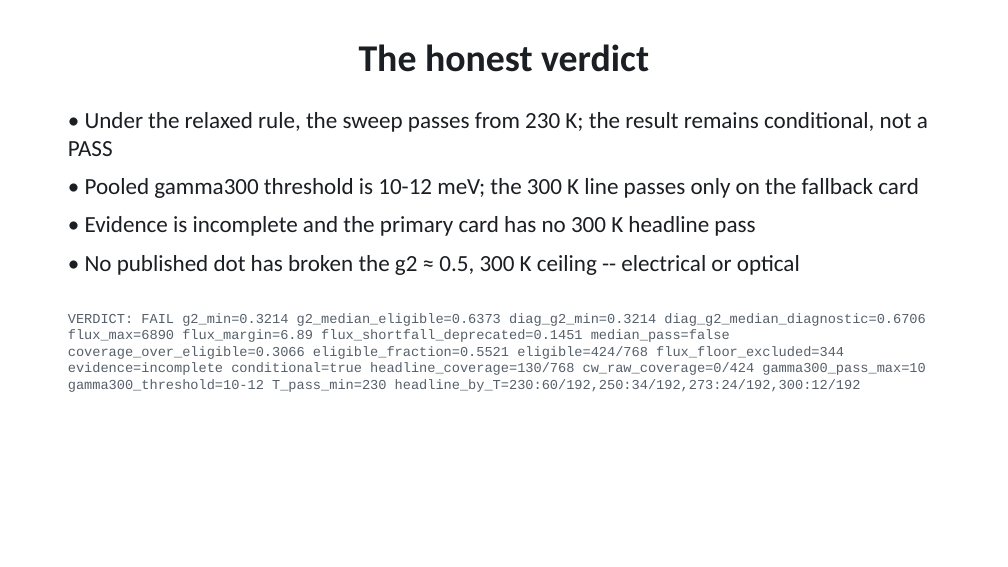
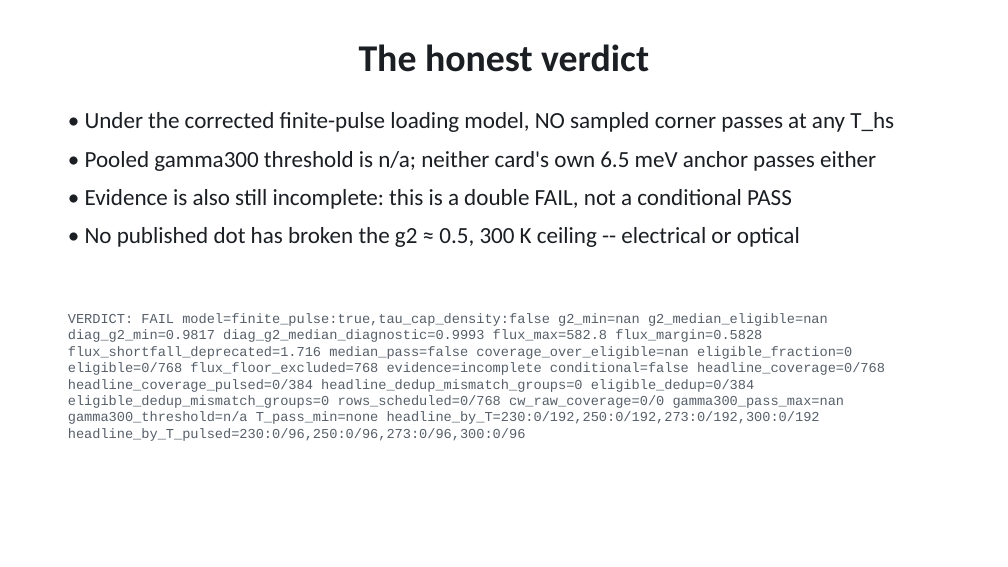
Before and after one commit to Alpharceus/qd-photon-sim, a slide deck: slide 18 of out/presentation/qd_edge_sps.pptx. Drawn at 1008x567 pixels with LibreOffice and Linux fonts; fonts in the diff are those of the drawing. Boxes give left, top, right and bottom in pixels: in the first picture for what was removed or moved away, otherwise in the second. Text is boxed around its words. In the diff, an @@ line names an element or a change of style, - is before the commit and + after.

```diff
--- a/out/presentation/qd_edge_sps.pptx
+++ b/out/presentation/qd_edge_sps.pptx
@@ text at [85, 112, 894, 209]: text changed @@
-• Under the relaxed rule, the sweep passes from 230 K; the result remains conditional, not a PASS
-• Pooled gamma300 threshold is 10-12 meV; the 300 K line passes only on the fallback card
-• Evidence is incomplete and the primary card has no 300 K headline pass
+• Under the corrected finite-pulse loading model, NO sampled corner passes at any T_hs
+• Pooled gamma300 threshold is n/a; neither card's own 6.5 meV anchor passes either
+• Evidence is also still incomplete: this is a double FAIL, not a conditional PASS
@@ text at [68, 313, 885, 441]: text changed @@
-VERDICT: FAIL g2_min=0.3214 g2_median_eligible=0.6373 diag_g2_min=0.3214 diag_g2_median_diagnostic=0.6706 flux_max=6890 flux_margin=6.89 flux_shortfall_deprecated=0.1451 median_pass=false coverage_over_eligible=0.3066 eligible_fraction=0.5521 eligible=424/768 flux_floor_excluded=344 evidence=incomplete conditional=true headline_coverage=130/768 cw_raw_coverage=0/424 gamma300_pass_max=10 gamma300_threshold=10-12 T_pass_min=230 headline_by_T=230:60/192,250:34/192,273:24/192,300:12/192
+VERDICT: FAIL model=finite_pulse:true,tau_cap_density:false g2_min=nan g2_median_eligible=nan diag_g2_min=0.9817 diag_g2_median_diagnostic=0.9993 flux_max=582.8 flux_margin=0.5828 flux_shortfall_deprecated=1.716 median_pass=false coverage_over_eligible=nan eligible_fraction=0 eligible=0/768 flux_floor_excluded=768 evidence=incomplete conditional=false headline_coverage=0/768 headline_coverage_pulsed=0/384 headline_dedup_mismatch_groups=0 eligible_dedup=0/384 eligible_dedup_mismatch_groups=0 rows_scheduled=0/768 cw_raw_coverage=0/0 gamma300_pass_max=nan gamma300_threshold=n/a T_pass_min=none headline_by_T=230:0/192,250:0/192,273:0/192,300:0/192 headline_by_T_pulsed=230:0/96,250:0/96,273:0/96,300:0/96
```
Also in this commit, not shown: 5 other slides changed, 22 other files.
